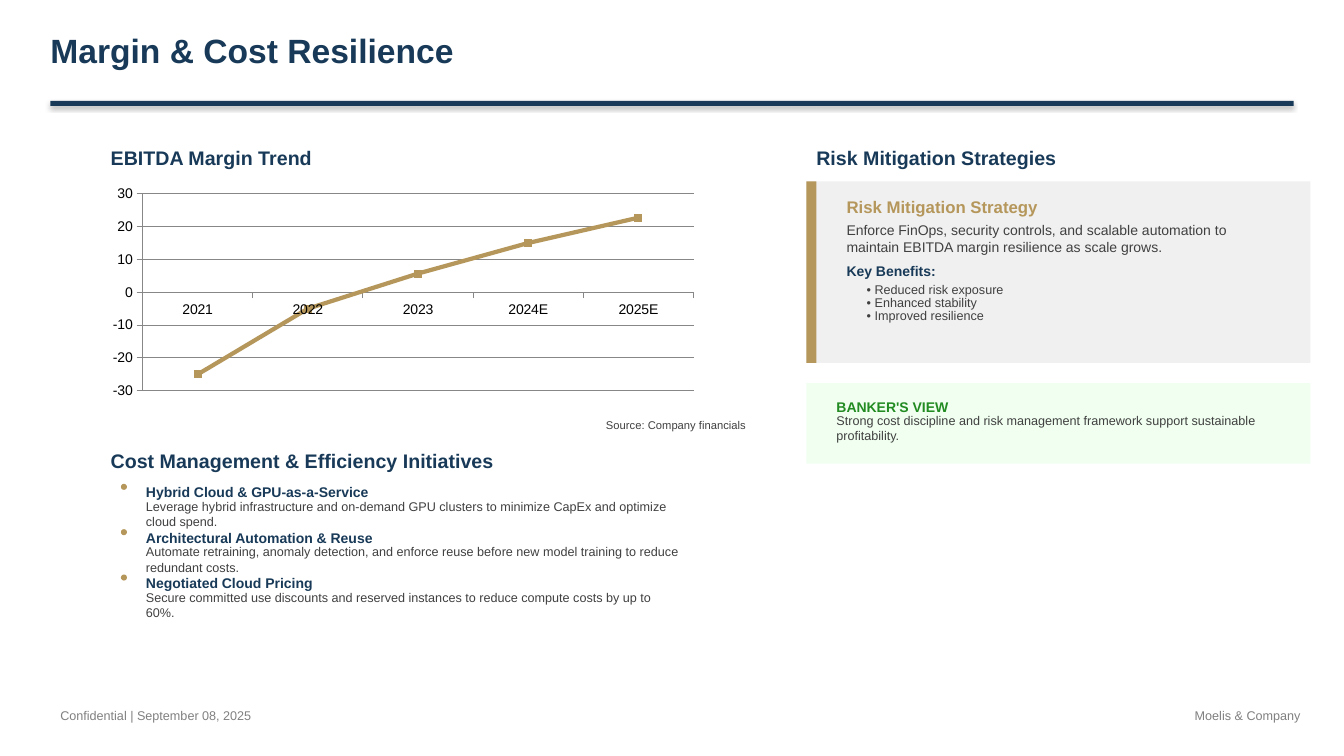
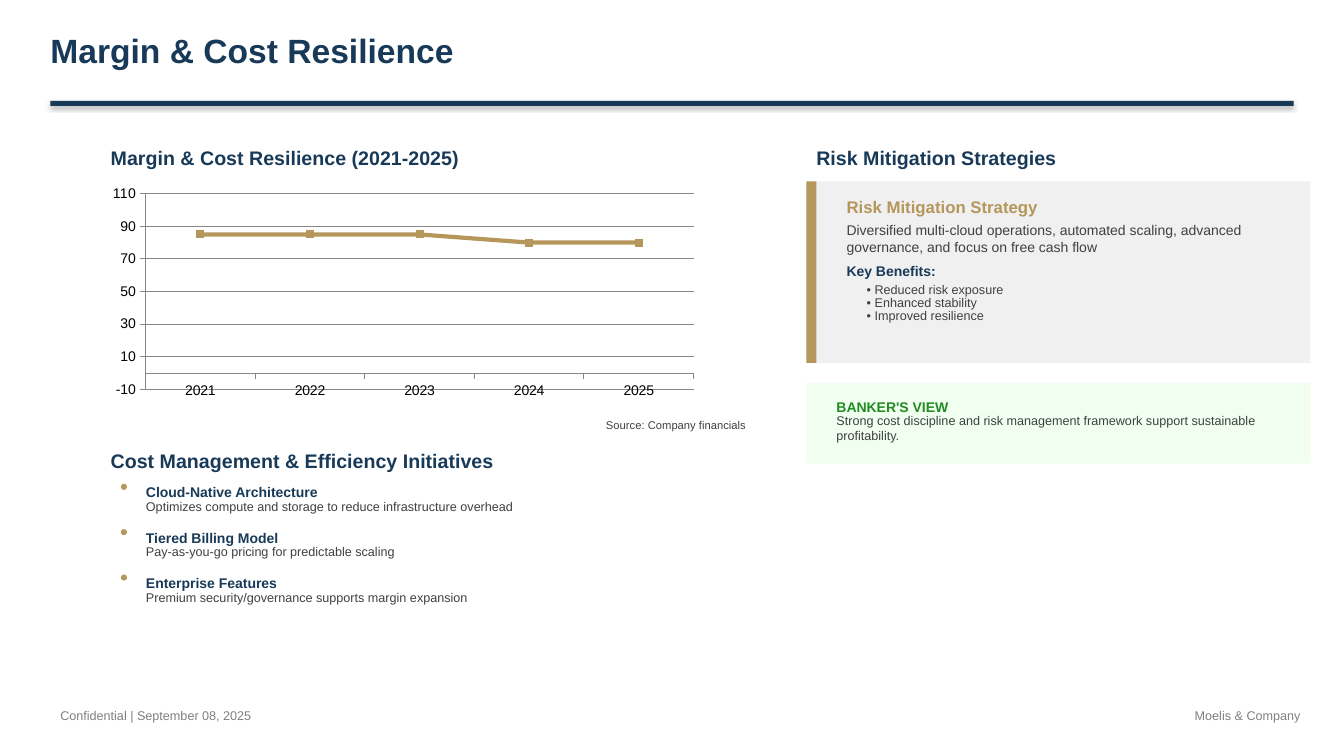
Before and after one commit to alinvb/slide_generator, a slide deck: slide 3 of ai_generated_deck.pptx (slide 10 before the commit). Drawn at 1344x756 pixels with LibreOffice and Linux fonts; fonts in the diff are those of the drawing. Boxes give left, top, right and bottom in pixels: in the first picture for what was removed or moved away, otherwise in the second. Text is boxed around its words. In the diff, an @@ line names an element or a change of style, - is before the commit and + after.

```diff
--- a/ai_generated_deck.pptx
+++ b/ai_generated_deck.pptx
@@ text at (x1=111, y1=150, x2=459, y2=169): text changed @@
-EBITDA Margin Trend
+Margin & Cost Resilience (2021-2025)
@@ line chart at (x1=101, y1=181, x2=706, y2=403) @@
-categories: 2021, 2022, 2023, 2024E, 2025E
+categories: 2021, 2022, 2023, 2024, 2025
-EBITDA Margin %: -25, -5, 6, 15, 23
+EBITDA Margin %: 85, 85, 85, 80, 80
@@ value axis changed @@
@@ text at (x1=847, y1=225, x2=1242, y2=255): text changed @@
-Enforce FinOps, security controls, and scalable automation to maintain EBITDA margin resilience as scale grows.
+Diversified multi-cloud operations, automated scaling, advanced governance, and focus on free cash flow
@@ text at (x1=146, y1=487, x2=317, y2=497): text changed @@
-Hybrid Cloud & GPU-as-a-Service
+Cloud-Native Architecture
@@ text at (x1=146, y1=502, x2=513, y2=514): text changed @@
-Leverage hybrid infrastructure and on-demand GPU clusters to minimize CapEx and optimize cloud spend.
+Optimizes compute and storage to reduce infrastructure overhead
@@ text at (x1=146, y1=533, x2=278, y2=546): text changed @@
-Architectural Automation & Reuse
+Tiered Billing Model
@@ text at (x1=146, y1=547, x2=394, y2=559): text changed @@
-Automate retraining, anomaly detection, and enforce reuse before new model training to reduce redundant costs.
+Pay-as-you-go pricing for predictable scaling
@@ text at (x1=146, y1=578, x2=277, y2=591): text changed @@
-Negotiated Cloud Pricing
+Enterprise Features
@@ text at (x1=146, y1=593, x2=467, y2=605): text changed @@
-Secure committed use discounts and reserved instances to reduce compute costs by up to 60%.
+Premium security/governance supports margin expansion
```
Also in this commit, not shown: 9 other slides changed, 5 slides added, 5 slides removed, 5 other files.
